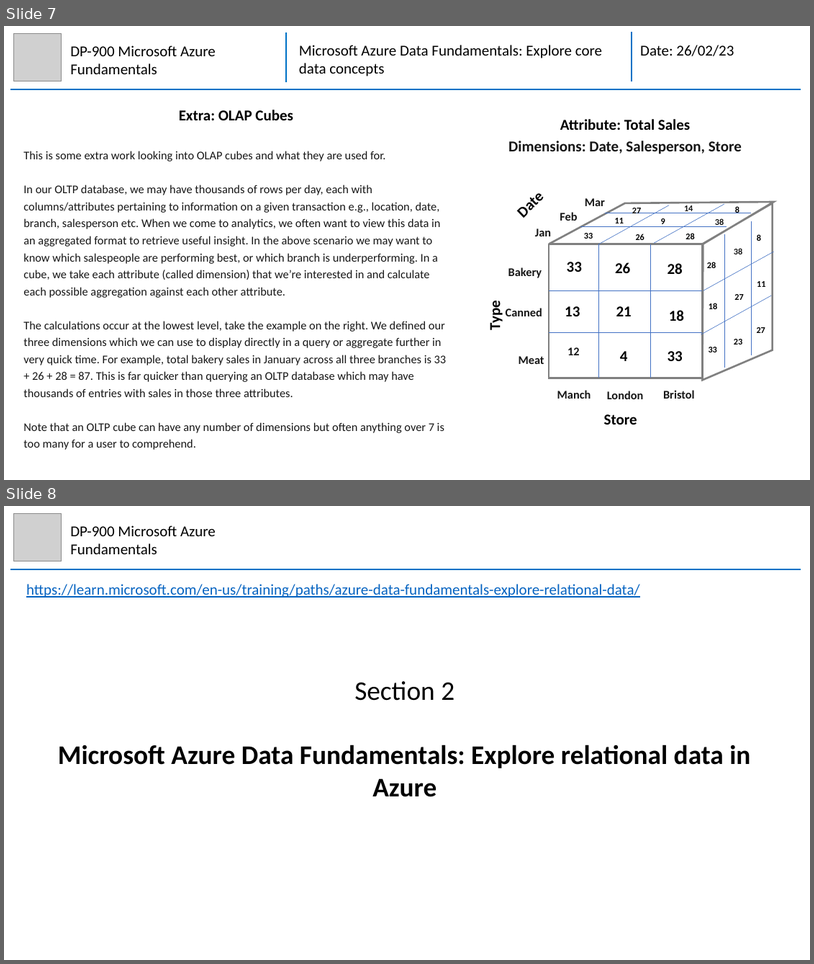
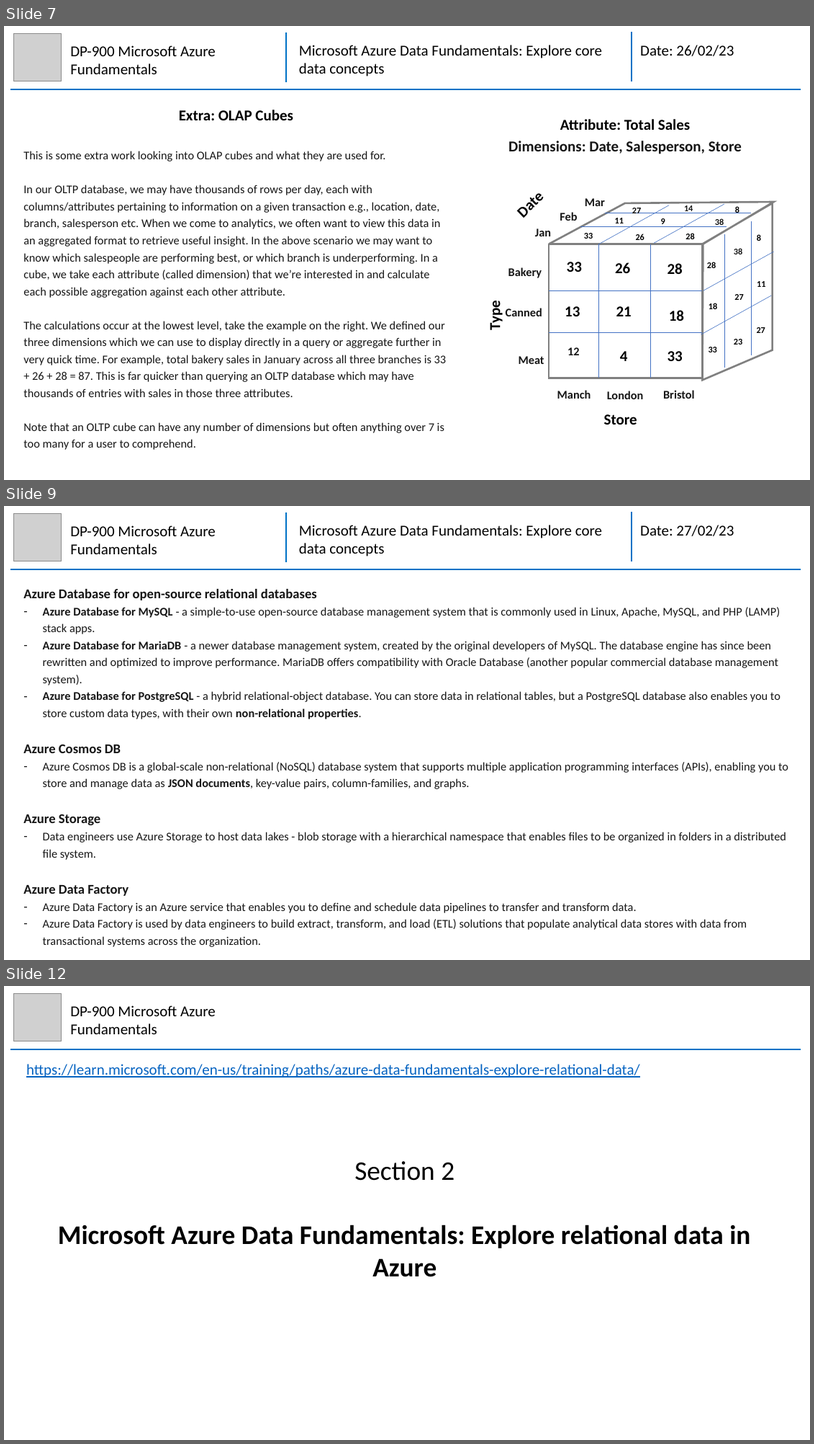
Before and after one commit to mhaythornthwaite/Testing_ML_Algorithms, a slide deck: Azure_DP-900_Fundamentals/MJH_DP-900_Azure_Fundamentals_Notes.pptx. Shown one above the other, each under a label of ours: slides 7 and 8 before the commit, slides 7, 9 and 12 after it; the slides between them are not shown. The pictures are 814x964 and 814x1444 pixels, drawn with LibreOffice and Linux fonts; fonts in the diff are those of the drawing; grey boxes stand for pictures. Boxes give left, top, right and bottom in pixels: in the first picture for what was removed or moved away, otherwise in the second. Text is boxed around its words. In the diff, an @@ line names an element or a change of style, - is before the commit and + after.

```diff
--- a/Azure_DP-900_Fundamentals/MJH_DP-900_Azure_Fundamentals_Notes.pptx
+++ b/Azure_DP-900_Fundamentals/MJH_DP-900_Azure_Fundamentals_Notes.pptx
@@ slide 9 added at <box>4,506,810,960</box>, background #FFFFFF @@
@@ picture added at <box>13,513,62,561</box> @@
@@ text added at <box>70,525,216,554</box>, 18 pt, text #000000 @@
+DP-900 Microsoft Azure Fundamentals
@@ group added at <box>10,512,801,569</box>: 3 lines, 2 texts @@
+Microsoft Azure Data Fundamentals: Explore core data concepts
+Date: 27/02/23
@@ text added at <box>23,589,789,947</box>, 14 pt, text #161616 @@
+Azure Database for open-source relational databases
+– Azure Database for MySQL - a simple-to-use open-source database management system that is commonly used in Linux, Apache, MySQL, and PHP (LAMP) stack apps.
+– Azure Database for MariaDB - a newer database management system, created by the original developers of MySQL. The database engine has since been rewritten and optimized to improve performance. MariaDB offers compatibility with Oracle Database (another popular commercial database management system).
+– Azure Database for PostgreSQL - a hybrid relational-object database. You can store data in relational tables, but a PostgreSQL database also enables you to store custom data types, with their own non-relational properties.
+Azure Cosmos DB
+– Azure Cosmos DB is a global-scale non-relational (NoSQL) database system that supports multiple application programming interfaces (APIs), enabling you to store and manage data as JSON documents, key-value pairs, column-families, and graphs.
+Azure Storage
+– Data engineers use Azure Storage to host data lakes - blob storage with a hierarchical namespace that enables files to be organized in folders in a distributed file system.
+Azure Data Factory
+– Azure Data Factory is an Azure service that enables you to define and schedule data pipelines to transfer and transform data.
+– Azure Data Factory is used by data engineers to build extract, transform, and load (ETL) solutions that populate analytical data stores with data from transactional systems across the organization.
@@ what was slide 8 is now slide 12 @@
```
Also in this commit, not shown: 1 slide changed, 3 other slides added.
